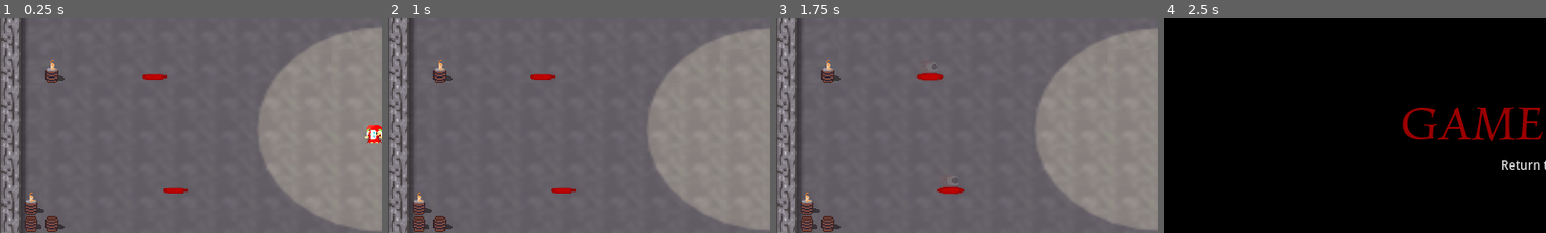
Above: before the commit, frames 1-4 (left to right).
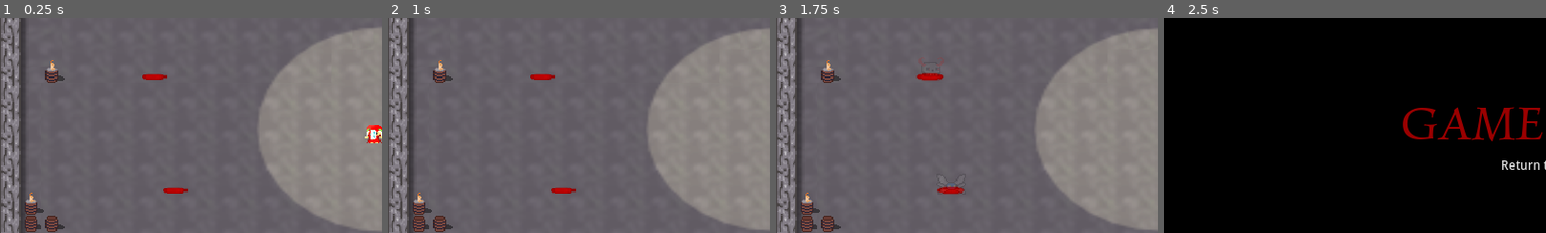
Above: after the commit, the same moments.

Repository: Ivan29020/Dantes-Reinterpretation
Game: Godot game, scene res://Scena/test.tscn
The game is run twice, just before and just after one commit, with the same random seed, the same clock (stepped at 60 frames per second) and the same inputs. This scene is started directly instead of the project's main scene. The engine's default icon, where the game draws it, is replaced by a stand-in: a white triangle on a blue panel in a dark square.
Inputs (mouse positions are % of the whole screen's width and height, from its top left):
- Up to frame 1 (0.25 s): no input
- Up to frame 2 (1 s): tap Enter at 0.5 s; move the mouse to (72, 45) at 0.52 s; press the mouse at (72, 45) at 0.53 s; hold Right (button_right) from 0.53 s (still down)
- Up to frame 3 (1.75 s): move the mouse to (30, 55) at 1.27 s; release Right (button_right) at 1.28 s; release the mouse at (30, 55) at 1.28 s; hold Down (button_down) from 1.28 s (still down); click (30, 55) at 1.35 s
- Up to frame 4 (2.5 s): move the mouse to (60, 28) at 2.02 s; release Down (button_down) at 2.03 s; hold Right (button_right) from 2.03 s (still down); hold Shift (button2) from 2.03 s (still down); click (60, 28) at 2.3 s
The pictures show only the part of the screen within x 0-50%, y 23-73%; the shares and areas given below are measured in that part.

Frames 1-2 are identical in both runs. In frame 3, 0.1% of the frame differs, in the area x 38-49%, y 20-81%; in frame 4, nothing differs.

Commit message:
Update nemici

Diff:
--- /dev/null
+++ b/Nemici/melee_potenziato.gd
@@ -0,0 +1,23 @@
+extends nemico_base
+
+var direction
+
+func _physics_process(delta):
+	var dir = (Global.Giocatore.global_position  - global_position).normalized()
+	update_animation(dir)
+
+func get_direction_as_string():
+	var dir = (Global.Giocatore.global_position  - global_position).normalized()
+	if dir.x >= 0 :
+		return "right"
+	if dir.x < 0 :
+		return "left"
+
+func update_animation(dir):
+		$Sprite2D.play("Idle_" + get_direction_as_string())
+
+func move_ai():
+
+	var direction = (Global.Giocatore.global_position  - global_position).normalized()
+
+	return direction
--- /dev/null
+++ b/Nemici/melee_potenziato.tscn
@@ -0,0 +1,56 @@
+[gd_scene load_steps=8 format=3 uid="uid://7mse6beojogj"]
+
+[ext_resource type="PackedScene" uid="uid://cf8sxoekehwb6" path="res://Nemici/nemico_base.tscn" id="1_02lkh"]
+[ext_resource type="Script" path="res://Nemici/melee_potenziato.gd" id="2_e6h2u"]
+[ext_resource type="Texture2D" uid="uid://crik3nmenrnxb" path="res://Grafiche/nemici/Skull2/Skull demon left.png" id="3_1wafl"]
+[ext_resource type="Texture2D" uid="uid://dars6q26512hf" path="res://Grafiche/nemici/Skull2/Skull demon left idle.png" id="4_7ttts"]
+[ext_resource type="Texture2D" uid="uid://ck1l2q4qquvj4" path="res://Grafiche/nemici/Skull2/Skull demon right.png" id="5_iemve"]
+[ext_resource type="Texture2D" uid="uid://1bk8irf2yd2d" path="res://Grafiche/nemici/Skull2/Skull demon right idle.png" id="6_rlrp0"]
+
+[sub_resource type="SpriteFrames" id="SpriteFrames_mrws3"]
+animations = [{
+"frames": [{
+"duration": 1.0,
+"texture": ExtResource("3_1wafl")
+}, {
+"duration": 1.0,
+"texture": ExtResource("4_7ttts")
+}, {
+"duration": 1.0,
+"texture": ExtResource("4_7ttts")
+}, {
+"duration": 1.0,
+"texture": ExtResource("3_1wafl")
+}],
+"loop": true,
+"name": &"Idle_left",
+"speed": 5.0
+}, {
+"frames": [{
+"duration": 1.0,
+"texture": ExtResource("5_iemve")
+}, {
+"duration": 1.0,
+"texture": ExtResource("6_rlrp0")
+}, {
+"duration": 1.0,
+"texture": ExtResource("6_rlrp0")
+}, {
+"duration": 1.0,
+"texture": ExtResource("5_iemve")
+}],
+"loop": true,
+"name": &"Idle_right",
+"speed": 5.0
+}]
+
+[node name="nemico_base" instance=ExtResource("1_02lkh")]
+script = ExtResource("2_e6h2u")
+maxhp = 45
+hp = 45
+regen = 20
+punteggio = 10
+
+[node name="Sprite2D" parent="." index="0"]
+sprite_frames = SubResource("SpriteFrames_mrws3")
+animation = &"Idle_right"
--- /dev/null
+++ b/Nemici/mosca_potenziata.gd
@@ -0,0 +1,40 @@
+extends nemico_base
+
+var dir
+
+func _on_timer_timeout():
+	$Spawner_proiettili.spara(dir)
+
+func _process(delta):
+
+	dir = (Global.Giocatore.global_position  - global_position).normalized()
+	update_animation(dir)
+
+	velocity = move_ai() * vel
+	move_and_slide()
+
+
+func get_direction_as_string():
+	dir = (Global.Giocatore.global_position  - global_position).normalized()
+	if dir.x > 0 :
+		return "right"
+	if dir.x < 0 :
+		return "left"
+	if dir.y > 0 :
+		return "down"
+	if dir.y < 0 :
+		return "up"
+
+func move_ai():
+
+	var direction : Vector2 = (Global.Giocatore.global_position - global_position).normalized()
+
+	if global_position.distance_to(Global.Giocatore.global_position) > 160:
+		return direction
+	elif global_position.distance_to(Global.Giocatore.global_position) < 100:
+		return -direction
+	else:
+		return Vector2.ZERO
+
+func update_animation(dir):
+	$Sprite2D.play("Idle_" + get_direction_as_string())
--- /dev/null
+++ b/Nemici/mosca_potenziata.tscn
@@ -0,0 +1,65 @@
+[gd_scene load_steps=9 format=3 uid="uid://hwjdw6kuyew1"]
+
+[ext_resource type="PackedScene" uid="uid://cf8sxoekehwb6" path="res://Nemici/nemico_base.tscn" id="1_16ydn"]
+[ext_resource type="Script" path="res://Nemici/mosca_potenziata.gd" id="2_q7hmd"]
+[ext_resource type="Texture2D" uid="uid://lvvj806u5eda" path="res://Grafiche/nemici/Fly2/Fly blue left.png" id="3_7yarf"]
+[ext_resource type="PackedScene" uid="uid://bqxax1rgig2uc" path="res://Proiettili/spawner_mosca.tscn" id="3_woa8u"]
+[ext_resource type="Texture2D" uid="uid://de4cwpw27c0uq" path="res://Grafiche/nemici/Fly2/Fly blue left idle.png" id="4_jimdx"]
+[ext_resource type="Texture2D" uid="uid://i4q0n2j6ggtm" path="res://Grafiche/nemici/Fly2/Fly blue right png.png" id="5_5dkug"]
+[ext_resource type="Texture2D" uid="uid://bk7djcchvergg" path="res://Grafiche/nemici/Fly2/Fly blue right idle.png" id="6_uoub0"]
+
+[sub_resource type="SpriteFrames" id="SpriteFrames_u5l7j"]
+animations = [{
+"frames": [{
+"duration": 1.0,
+"texture": ExtResource("3_7yarf")
+}, {
+"duration": 1.0,
+"texture": ExtResource("4_jimdx")
+}, {
+"duration": 1.0,
+"texture": ExtResource("4_jimdx")
+}, {
+"duration": 1.0,
+"texture": ExtResource("3_7yarf")
+}],
+"loop": true,
+"name": &"Idle_left",
+"speed": 5.0
+}, {
+"frames": [{
+"duration": 1.0,
+"texture": ExtResource("5_5dkug")
+}, {
+"duration": 1.0,
+"texture": ExtResource("6_uoub0")
+}, {
+"duration": 1.0,
+"texture": ExtResource("6_uoub0")
+}, {
+"duration": 1.0,
+"texture": ExtResource("5_5dkug")
+}],
+"loop": true,
+"name": &"Idle_right",
+"speed": 5.0
+}]
+
+[node name="nemico_base" instance=ExtResource("1_16ydn")]
+script = ExtResource("2_q7hmd")
+
+[node name="Sprite2D" parent="." index="0"]
+sprite_frames = SubResource("SpriteFrames_u5l7j")
+animation = &"Idle_right"
+
+[node name="Spawner_proiettili" parent="." index="3" instance=ExtResource("3_woa8u")]
+amount = 3
+velocita_fuoco = 2.0
+danno_proiettile = 15
+velocita_proiettile = 70
+
+[node name="Timer" type="Timer" parent="." index="4"]
+wait_time = 2.0
+autostart = true
+
+[connection signal="timeout" from="Timer" to="." method="_on_timer_timeout"]
--- a/Nemici/mosca_ranged.tscn
+++ b/Nemici/mosca_ranged.tscn
@@ -54,17 +54,18 @@
 danni_melee = 5
 
 [node name="Sprite2D" parent="." index="0"]
-scale = Vector2(1, 1)
 sprite_frames = SubResource("SpriteFrames_5vh0w")
 animation = &"Idle_right"
 
 [node name="Spawner_proiettili" parent="." index="2" instance=ExtResource("3_flcoh")]
 spacing = 0.45
+spazio = 0.0
+quantita = 1
 velocita_fuoco = 2.5
 velocita_proiettile = 65
 
 [node name="Timer" type="Timer" parent="." index="3"]
-wait_time = 2.0
+wait_time = 2.6
 autostart = true
 
 [connection signal="timeout" from="Timer" to="." method="_on_timer_timeout"]
--- a/Nemici/nemico_base.tscn
+++ b/Nemici/nemico_base.tscn
@@ -13,7 +13,6 @@
 script = ExtResource("1_2wmcm")
 
 [node name="Sprite2D" type="AnimatedSprite2D" parent="."]
-scale = Vector2(0.18, 0.18)
 sprite_frames = SubResource("SpriteFrames_ewv48")
 animation = &""
 
--- a/Nemici/nemico_melee.tscn
+++ b/Nemici/nemico_melee.tscn
@@ -89,7 +89,6 @@
 danni_melee = 20
 
 [node name="Sprite2D" parent="." index="0"]
-scale = Vector2(1, 1)
 sprite_frames = SubResource("SpriteFrames_5waqk")
 animation = &"Idle_right"
 
--- a/Nemici/nemico_ranged.tscn
+++ b/Nemici/nemico_ranged.tscn
@@ -90,7 +90,6 @@
 danni_melee = 5
 
 [node name="Sprite2D" parent="." index="0"]
-scale = Vector2(1, 1)
 sprite_frames = SubResource("SpriteFrames_hci6b")
 animation = &"Idle_right"
 
@@ -100,6 +99,7 @@
 velocita_proiettile = 80
 
 [node name="Timer" type="Timer" parent="." index="3"]
+wait_time = 5.1
 autostart = true
 
 [connection signal="timeout" from="Timer" to="." method="_on_timer_timeout"]
--- /dev/null
+++ b/Nemici/ranged_potenziato.gd
@@ -0,0 +1,28 @@
+extends nemico_base
+
+var dir
+
+func _on_timer_timeout():
+	$Spawner_proiettili.spara(dir)
+
+func _process(delta):
+
+	dir = (Global.Giocatore.global_position  - global_position).normalized()
+	update_animation(dir)
+
+	velocity = move_ai() * vel
+	move_and_slide()
+
+func get_direction_as_string():
+	dir = (Global.Giocatore.global_position  - global_position).normalized()
+	if dir.x > 0 :
+		return "right"
+	if dir.x < 0 :
+		return "left"
+
+func move_ai():
+
+	return Vector2.ZERO
+
+func update_animation(dir):
+		$Sprite2D.play("Idle_" + get_direction_as_string())
--- /dev/null
+++ b/Nemici/ranged_potenziato.tscn
@@ -0,0 +1,67 @@
+[gd_scene load_steps=9 format=3 uid="uid://b8boxa1rgx1bo"]
+
+[ext_resource type="PackedScene" uid="uid://cf8sxoekehwb6" path="res://Nemici/nemico_base.tscn" id="1_sr03k"]
+[ext_resource type="Script" path="res://Nemici/ranged_potenziato.gd" id="2_ve7jk"]
+[ext_resource type="Texture2D" uid="uid://3grnjhw2agkd" path="res://Grafiche/nemici/Eye2/Eye purple left.png" id="3_5qxyy"]
+[ext_resource type="PackedScene" path="res://Proiettili/spawner_occhio.tscn" id="3_r8pj4"]
+[ext_resource type="Texture2D" uid="uid://j8snt0r4xidh" path="res://Grafiche/nemici/Eye2/Eye purple left idle.png" id="4_5glfc"]
+[ext_resource type="Texture2D" uid="uid://bd5bp4qvf3ako" path="res://Grafiche/nemici/Eye2/Eye purple right.png" id="5_ojfrw"]
+[ext_resource type="Texture2D" uid="uid://bdjnbv8dhyyy6" path="res://Grafiche/nemici/Eye2/Eye purple right idle.png" id="6_xj4w3"]
+
+[sub_resource type="SpriteFrames" id="SpriteFrames_sqdkh"]
+animations = [{
+"frames": [{
+"duration": 1.0,
+"texture": ExtResource("3_5qxyy")
+}, {
+"duration": 1.0,
+"texture": ExtResource("4_5glfc")
+}, {
+"duration": 1.0,
+"texture": ExtResource("4_5glfc")
+}, {
+"duration": 1.0,
+"texture": ExtResource("3_5qxyy")
+}],
+"loop": true,
+"name": &"Idle_left",
+"speed": 5.0
+}, {
+"frames": [{
+"duration": 1.0,
+"texture": ExtResource("5_ojfrw")
+}, {
+"duration": 1.0,
+"texture": ExtResource("6_xj4w3")
+}, {
+"duration": 1.0,
+"texture": ExtResource("6_xj4w3")
+}, {
+"duration": 1.0,
+"texture": ExtResource("5_ojfrw")
+}],
+"loop": true,
+"name": &"Idle_right",
+"speed": 5.0
+}]
+
+[node name="nemico_base" instance=ExtResource("1_sr03k")]
+script = ExtResource("2_ve7jk")
+maxhp = 60
+hp = 60
+regen = 20
+punteggio = 15
+
+[node name="Sprite2D" parent="." index="0"]
+sprite_frames = SubResource("SpriteFrames_sqdkh")
+animation = &"Idle_right"
+
+[node name="Spawner_proiettili" parent="." index="3" instance=ExtResource("3_r8pj4")]
+velocita_fuoco = 0.4
+velocita_proiettile = 70
+
+[node name="Timer" type="Timer" parent="." index="4"]
+wait_time = 0.41
+autostart = true
+
+[connection signal="timeout" from="Timer" to="." method="_on_timer_timeout"]
--- a/Proiettili/spawner_mosca.gd
+++ b/Proiettili/spawner_mosca.gd
@@ -2,21 +2,30 @@
 
 @export var amount : int = 10
 @export var spacing : float = 0.2
+@export var spazio : float = 8
+@export var quantita : int = 3
 
 var shot = 0
 var direction : Vector2 = Vector2.ZERO
+var dirmod : Vector2
 
 func spara(dir):
 	if $velocitafuoco.is_stopped():
-		direction = dir
+		dirmod = dir
+		if quantita % 2 == 0:
+			dirmod = dirmod.rotated(deg_to_rad(-((float(quantita) / 2.0) - 0.5) * spazio))
+		elif quantita != 1:
+			dirmod = dirmod.rotated(deg_to_rad(-((quantita - 1) / 2) * spazio))
 		$Spacing.start()
 		$velocitafuoco.start()
+
 
 func _on_spacing_timeout():
 	shot += 1
 	if shot <= amount:
-		var npro = crea_proiettile(direction)
-		get_tree().get_root().add_child(npro)
+		for i in quantita:
+			var npro = crea_proiettile(dirmod.rotated(deg_to_rad((i-1)*spazio)))
+			get_tree().get_root().add_child(npro)
 	else:
 		shot = 0
 		$Spacing.stop()
--- a/Proiettili/spawner_mosca.tscn
+++ b/Proiettili/spawner_mosca.tscn
@@ -8,6 +8,8 @@
 script = ExtResource("2_4onjh")
 amount = 10
 spacing = 0.2
+spazio = 8.0
+quantita = 3
 proiettile_arma = ExtResource("3_wego4")
 velocita_fuoco = 5.0
 
--- a/Scena/test.tscn
+++ b/Scena/test.tscn
@@ -15,13 +15,13 @@
 visible = true
 position = Vector2(118, 145)
 time = 1.0
-id = 3
+id = 5
 
 [node name="Spawner2" parent="." index="7" instance=ExtResource("2_wirxb")]
 visible = true
 position = Vector2(134, 255)
 time = 1.0
-id = 3
+id = 7
 
 [node name="Spawner3" parent="." index="8" instance=ExtResource("2_wirxb")]
 visible = true
--- a/Sistemi/Spawn.gd
+++ b/Sistemi/Spawn.gd
@@ -10,7 +10,10 @@
 	1 : "res://Nemici/nemico_base.tscn", #solo per testing
 	2 : "res://Nemici/nemico_melee.tscn",
 	3 : "res://Nemici/nemico_ranged.tscn",
-	4 : "res://Nemici/mosca_ranged.tscn"
+	4 : "res://Nemici/mosca_ranged.tscn",
+	5 : "res://Nemici/melee_potenziato.tscn",
+	6 : "res://Nemici/ranged_potenziato.tscn",
+	7 : "res://Nemici/mosca_potenziata.tscn"
 	}
 var nemico
 
